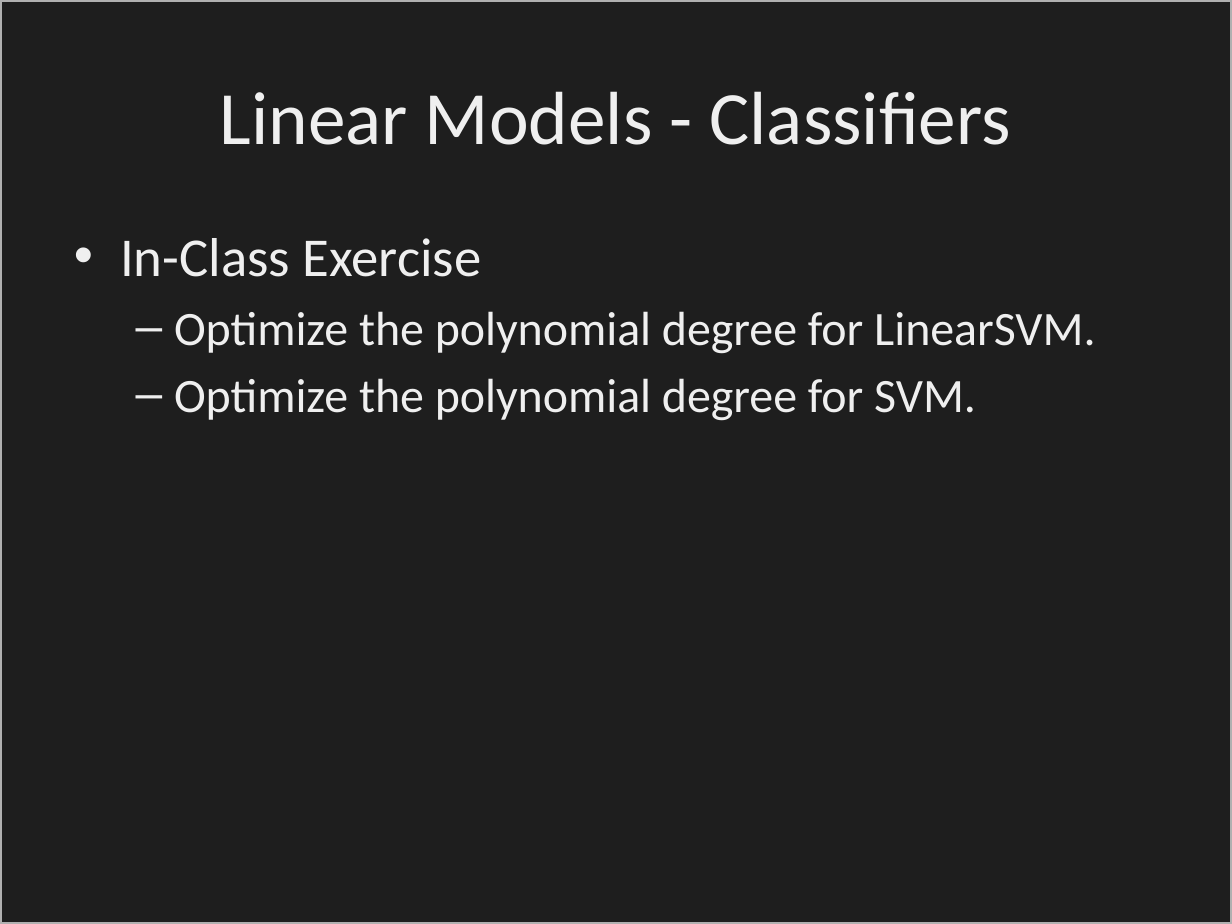
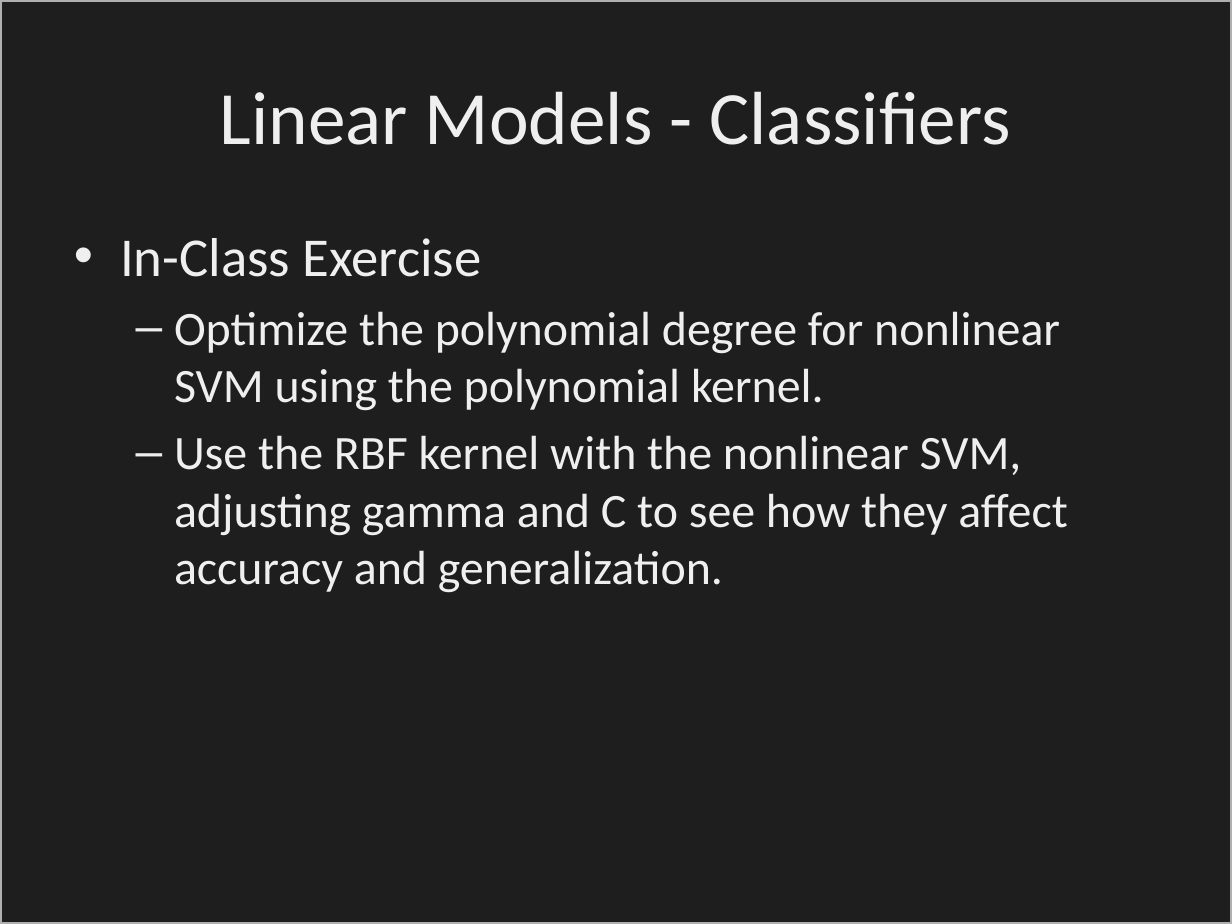
Before and after one commit to dbowmans46/PracticalProgramming, a slide deck: slide 94 of Session 7 - Python/Instructional Material/Session 7 - Python Brief Intro to Machine Learning with Scikit Learn.pptx (slide 79 before the commit). Drawn at 1232x924 pixels with LibreOffice and Linux fonts; fonts in the diff are those of the drawing; background and template pictures are left out; a plain dark background stands for a picture behind light text. Boxes give left, top, right and bottom in pixels: in the first picture for what was removed or moved away, otherwise in the second. Text is boxed around its words. In the diff, an @@ line names an element or a change of style, - is before the commit and + after.

Commit message:
Updated linear SVM slides, added nonlinear SVM slides, updated SVM code, added RBF SVM kernel example.

```diff
--- a/Session 7 - Python/Instructional Material/Session 7 - Python Brief Intro to Machine Learning with Scikit Learn.pptx
+++ b/Session 7 - Python/Instructional Material/Session 7 - Python Brief Intro to Machine Learning with Scikit Learn.pptx
@@ text at (x1=174, y1=311, x2=1067, y2=593): text changed @@
-  – Optimize the polynomial degree for LinearSVM.
-  – Optimize the polynomial degree for SVM.
+  – Optimize the polynomial degree for nonlinear SVM using the polynomial kernel.
+  – Use the RBF kernel with the nonlinear SVM, adjusting gamma and C to see how they affect accuracy and generalization.
```
Also in this commit, not shown: 7 other slides changed, 16 slides added, 1 other file.
